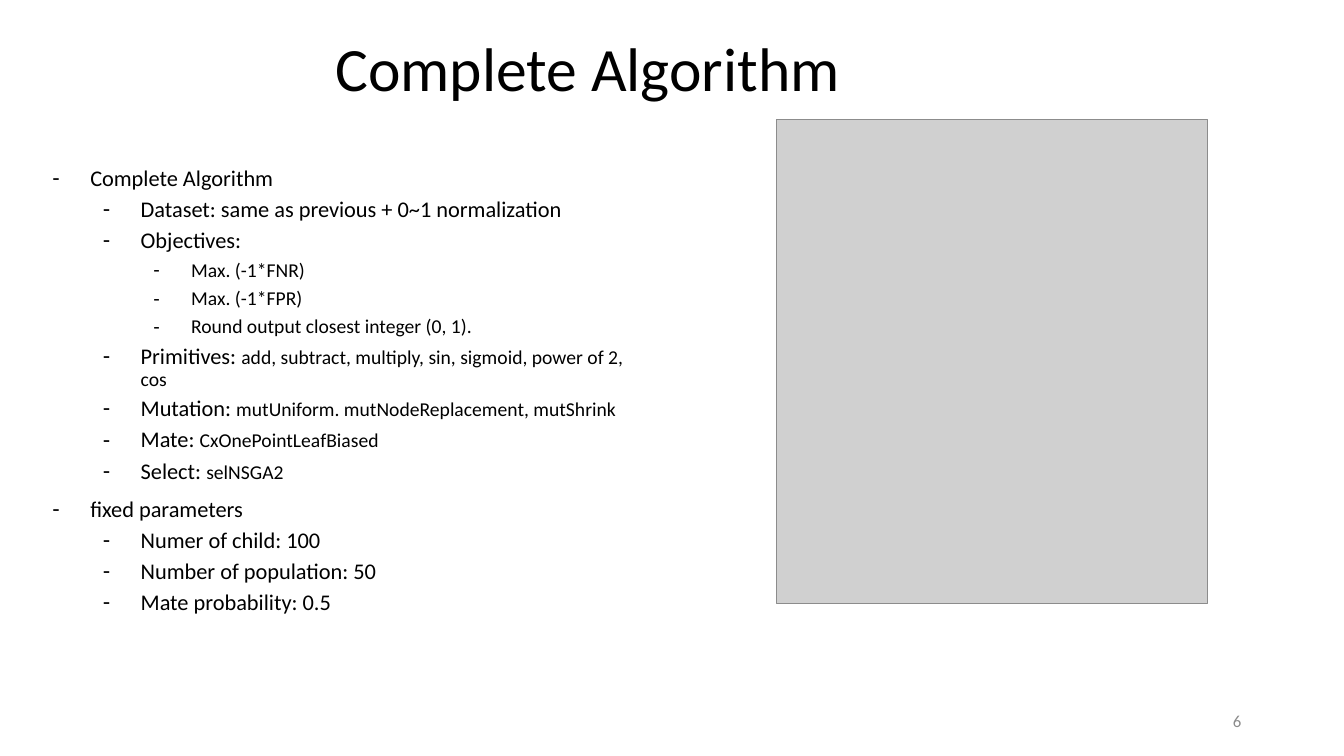
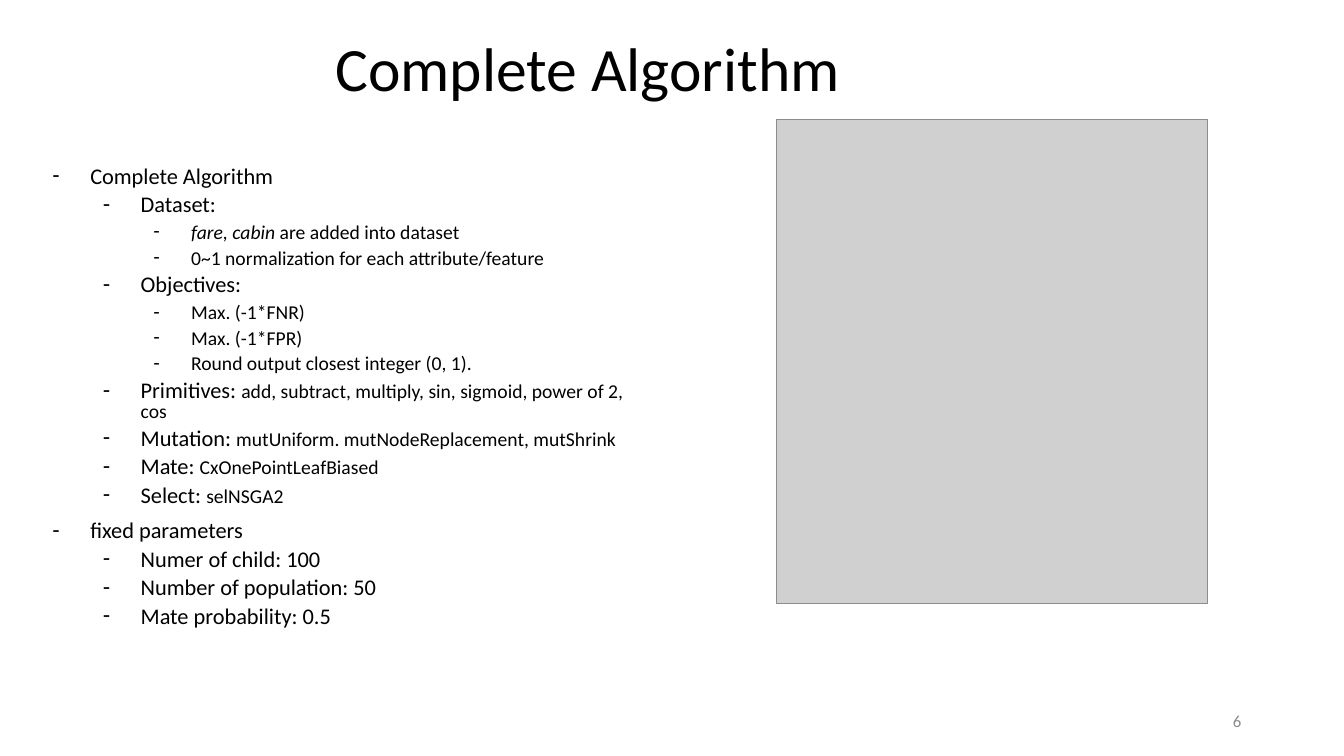
Before and after one commit to hzhaoc/AAD, a slide deck: slide 6 of results/Titanic EMADE GP Team 5 .pptx. Drawn at 1344x756 pixels with LibreOffice and Linux fonts; fonts in the diff are those of the drawing; grey boxes stand for pictures. Boxes give left, top, right and bottom in pixels: in the first picture for what was removed or moved away, otherwise in the second. Text is boxed around its words. In the diff, an @@ line names an element or a change of style, - is before the commit and + after.

```diff
--- a/results/Titanic EMADE GP Team 5 .pptx
+++ b/results/Titanic EMADE GP Team 5 .pptx
@@ subtitle at (90, 168, 623, 628): line spacing 0.9 to 0.8 @@
@@ subtitle at (141, 197, 544, 266): text changed; size 16 to 14 pt @@
-  – Dataset: same as previous + 0~1 normalization
+  – Dataset:
+    – fare, cabin are added into dataset
+    – 0~1 normalization for each attribute/feature
```
Also in this commit, not shown: 2 other slides changed, 1 other file.
